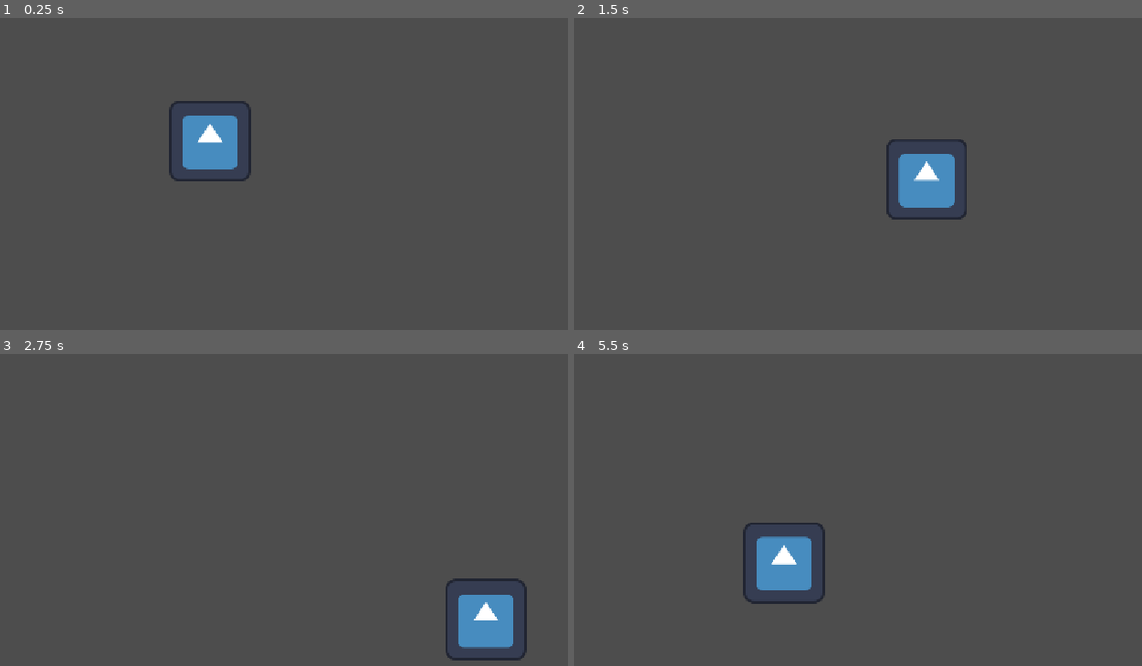
Above: before the commit, frames 1-4 (two rows, left to right).
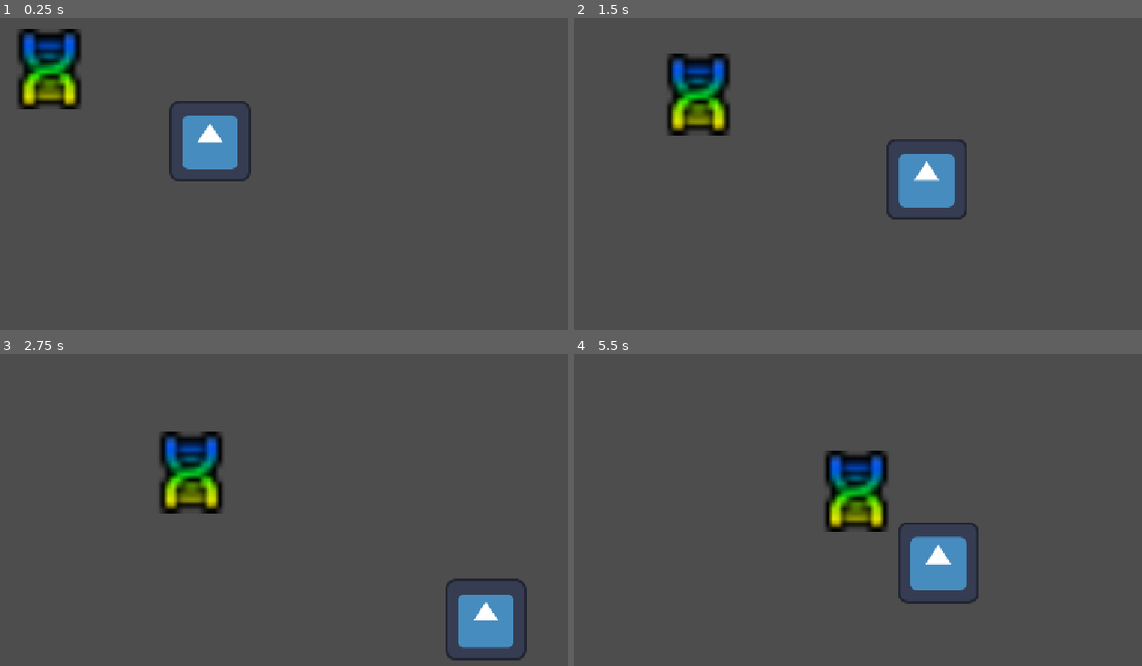
Above: after the commit, the same moments.

Repository: akr0407/LearnGame1-DodgeTheEnemies
Game: Godot game, scene res://scenes/main.tscn
Two runs of this game, one before a commit and one after it. Both use one fixed random seed, a clock stepped at 60 frames per second and the inputs below. The project has no main scene, so this scene is started directly. The engine's default icon, where the game draws it, is replaced by a stand-in: a white triangle on a blue panel in a dark square.
Inputs:
- Up to frame 1 (0.25 s): no input
- Up to frame 2 (1.5 s): hold D (move_right) 0.53-1.28 s; hold S (move_down) from 1.28 s (still down)
- Up to frame 3 (2.75 s): release S (move_down) at 2.03 s; hold D (move_right) from 2.03 s (still down)
- Up to frame 4 (5.5 s): release D (move_right) at 2.78 s; hold W (move_up) 2.78-3.53 s; hold A (move_left) 3.53-5.03 s; hold S (move_down) from 5.03 s (still down)

The runs differ from the first frame. In frame 1, 2.7% of the frame differs, in the area x 3-15%, y 3-30%; in frame 2, 2.7%; in frame 3, 2.8%; in frame 4, 7.1%, in the area x 29-72%, y 30-81%.

Commit message:
Add enemy and chasing mechanic

Diff:
--- /dev/null
+++ b/scenes/enemy.tscn
@@ -0,0 +1,17 @@
+[gd_scene format=3 uid="uid://66q52jujxy7p"]
+
+[ext_resource type="Texture2D" uid="uid://co61n6dxu1rt8" path="res://enemies.png" id="1_7p1mj"]
+[ext_resource type="Script" uid="uid://7h1gaod2svcr" path="res://scripts/enemy.gd" id="1_md0e3"]
+
+[sub_resource type="RectangleShape2D" id="RectangleShape2D_hs3mr"]
+size = Vector2(128, 128)
+
+[node name="Enemy" type="CharacterBody2D" unique_id=1950215036]
+script = ExtResource("1_md0e3")
+
+[node name="Sprite2D" type="Sprite2D" parent="." unique_id=1159474831]
+scale = Vector2(8.125, 8)
+texture = ExtResource("1_7p1mj")
+
+[node name="CollisionShape2D" type="CollisionShape2D" parent="." unique_id=662864067]
+shape = SubResource("RectangleShape2D_hs3mr")
--- a/scenes/main.tscn
+++ b/scenes/main.tscn
@@ -1,6 +1,7 @@
 [gd_scene format=3 uid="uid://c7v8lyfdi7ue7"]
 
 [ext_resource type="PackedScene" uid="uid://ew6wwfqbhjy3" path="res://scenes/player.tscn" id="1_o5qli"]
+[ext_resource type="PackedScene" uid="uid://66q52jujxy7p" path="res://scenes/enemy.tscn" id="2_0wfyh"]
 
 [sub_resource type="RectangleShape2D" id="RectangleShape2D_0wfyh"]
 size = Vector2(1152, 20)
@@ -13,28 +14,33 @@
 
 [node name="Main" type="Node2D" unique_id=1096893448]
 
-[node name="Player" parent="." unique_id=731717942 instance=ExtResource("1_o5qli")]
+[node name="Player" parent="." unique_id=731717942 groups=["player"] instance=ExtResource("1_o5qli")]
 
-[node name="TopWall" type="StaticBody2D" parent="." unique_id=1365134551]
+[node name="Enemy" parent="." unique_id=1950215036 instance=ExtResource("2_0wfyh")]
+position = Vector2(300, 200)
 
-[node name="CollisionShape2D" type="CollisionShape2D" parent="TopWall" unique_id=1841083556]
+[node name="WallBoundaries" type="Node" parent="." unique_id=1151003559]
+
+[node name="TopWall" type="StaticBody2D" parent="WallBoundaries" unique_id=1365134551]
+
+[node name="CollisionShape2D" type="CollisionShape2D" parent="WallBoundaries/TopWall" unique_id=1841083556]
 position = Vector2(576, 10)
 shape = SubResource("RectangleShape2D_0wfyh")
 
-[node name="BottomWall" type="StaticBody2D" parent="." unique_id=1473399803]
+[node name="BottomWall" type="StaticBody2D" parent="WallBoundaries" unique_id=1473399803]
 
-[node name="CollisionShape2D" type="CollisionShape2D" parent="BottomWall" unique_id=380914029]
+[node name="CollisionShape2D" type="CollisionShape2D" parent="WallBoundaries/BottomWall" unique_id=380914029]
 position = Vector2(576, 638)
 shape = SubResource("RectangleShape2D_sugp2")
 
-[node name="LeftWall" type="StaticBody2D" parent="." unique_id=197913070]
+[node name="LeftWall" type="StaticBody2D" parent="WallBoundaries" unique_id=197913070]
 
-[node name="CollisionShape2D" type="CollisionShape2D" parent="LeftWall" unique_id=1057340930]
+[node name="CollisionShape2D" type="CollisionShape2D" parent="WallBoundaries/LeftWall" unique_id=1057340930]
 position = Vector2(10, 324)
 shape = SubResource("RectangleShape2D_o5qli")
 
-[node name="RightWall" type="StaticBody2D" parent="." unique_id=13908124]
+[node name="RightWall" type="StaticBody2D" parent="WallBoundaries" unique_id=13908124]
 
-[node name="CollisionShape2D" type="CollisionShape2D" parent="RightWall" unique_id=1419050818]
+[node name="CollisionShape2D" type="CollisionShape2D" parent="WallBoundaries/RightWall" unique_id=1419050818]
 position = Vector2(1142, 324)
 shape = SubResource("RectangleShape2D_o5qli")
--- /dev/null
+++ b/scripts/enemy.gd
@@ -0,0 +1,21 @@
+extends CharacterBody2D
+
+const SPEED = 100
+
+var player
+
+func _ready() -> void:
+	var players = get_tree().get_nodes_in_group("player")
+	#print("Players found: ", players.size())
+
+	if players.size() > 0:
+		player = players[0]
+
+func _physics_process(delta: float) -> void:
+	if player:
+		var direction = global_position.direction_to(player.global_position)
+		velocity = direction * SPEED
+
+		#print("Direction: ", direction, " | Velocity: ", velocity)
+
+		move_and_slide()
Binary file added: enemies.png
Not shown, added: enemies.png.import
Not shown, added: scripts/enemy.gd.uid
